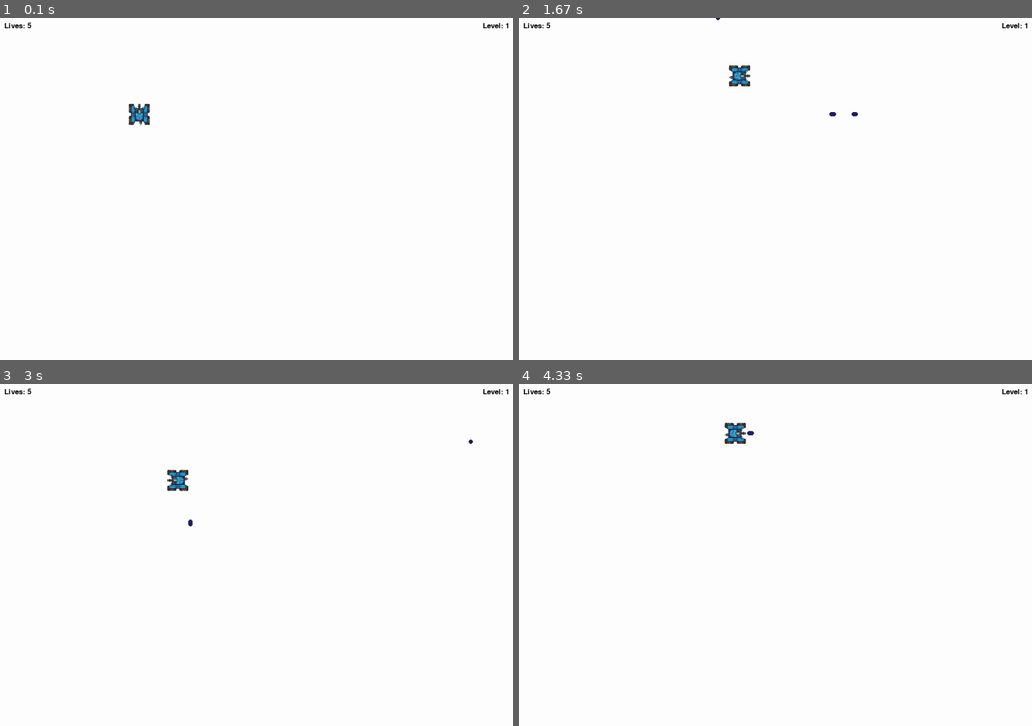
Above: before the commit, frames 1-4 (two rows, left to right).
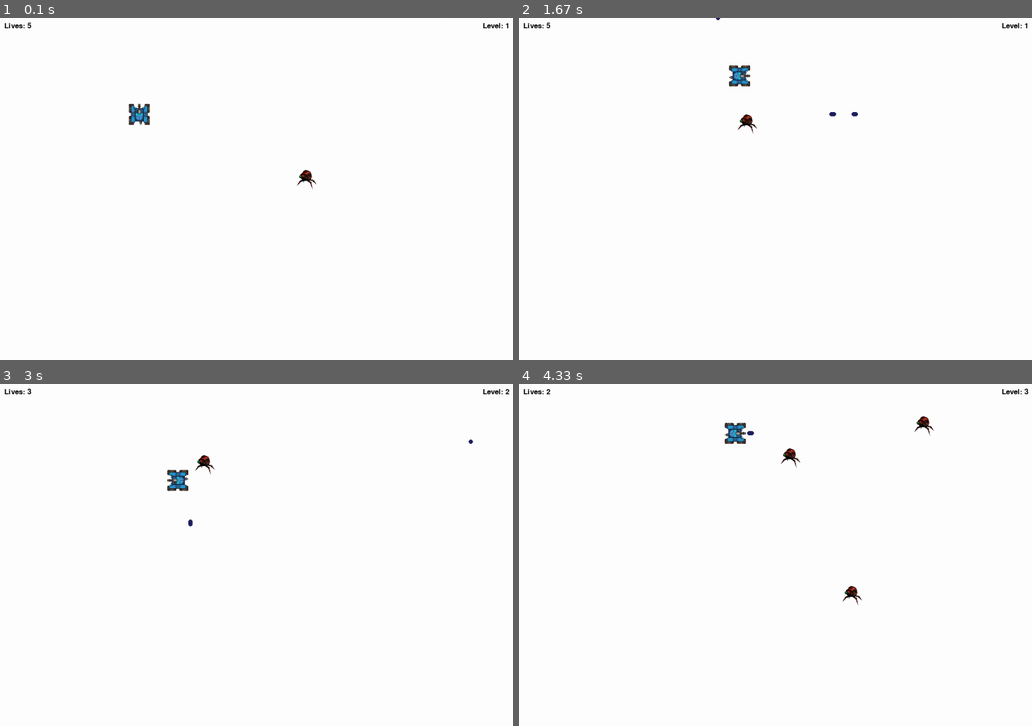
Above: after the commit, the same moments.

Repository: aisng/tank-game
Game: pygame game, started from game.py
The game is run twice, just before and just after one commit, with the same random seed, the same clock (stepped at 60 frames per second) and the same inputs.
Inputs:
- Up to frame 1 (0.1 s): no input
- Up to frame 2 (1.67 s): tap Space at 0.33, 0.73, 1.03, 1.23, 1.57 s; hold Right 0.67-1.13 s; hold Up 1.17-1.47 s; hold Right from 1.5 s (still down)
- Up to frame 3 (3 s): tap Space at 1.87, 2.07, 2.37, 2.63, 2.97 s; release Right at 1.97 s; hold Left 2-2.53 s; hold Down 2.57-2.87 s; hold Left from 2.9 s (still down)
- Up to frame 4 (4.33 s): tap Space at 3.27, 3.4, 3.8, 4.1 s; release Left at 3.3 s; hold Up 3.33-3.7 s; hold Right from 3.73 s (still down)

The runs differ from the first frame. In frame 1, less than 0.1% of the frame differs, in the area x 57-62%, y 44-51%; in frame 2, less than 0.1%; in frame 3, 0.1%; in frame 4, 0.3%, in the area x 5-100%, y 1-65%.

Commit message:
added colision between tank and enemy

Diff:
--- a/game.py
+++ b/game.py
@@ -1,7 +1,9 @@
+import math
+
 import pygame
 import os
 import time
-import random
+from random import randint
 
 pygame.font.init()
 
@@ -37,6 +39,26 @@
 # Colors
 WHITE = (255, 255, 255)
 DARK_RED = (150, 0, 0)
+
+
+class Projectile:
+    def __init__(self, x, y, radius, color, direction):
+        self.x = x
+        self.y = y
+        self.radius = radius
+        self.color = color
+        self.vel = 8
+        self.direction = direction
+        self.image = BULLET
+        self.mask = pygame.mask.from_surface(self.image)
+
+    def move(self):
+        self.x += self.direction[0] * self.vel
+        self.y += self.direction[1] * self.vel
+
+    def draw(self, window):
+        # window.blit(self.image, (self.x, self.y))
+        pygame.draw.circle(window, self.color, (self.x, self.y), self.radius)
 
 
 class Tank:
@@ -52,6 +74,7 @@
         self.max_health = health
         self.vel = 5
         self.bullets = []
+        self.mask = pygame.mask.from_surface(self.image)
 
     def draw(self, window):
         if self.east:
@@ -70,44 +93,47 @@
         return self.image.get_height()
 
 
-class Projectile:
-    def __init__(self, x, y, radius, color, direction):
+class Enemy:
+    def __init__(self, x, y, health=100):
         self.x = x
         self.y = y
-        self.radius = radius
-        self.color = color
-        self.vel = 8
-        self.direction = direction
-        self.image = BULLET
+        self.health = health
+        self.image = ENEMY
+        self.vel = 2.5
         self.mask = pygame.mask.from_surface(self.image)
 
-    def move(self):
-        self.x += self.direction[0] * self.vel
-        self.y += self.direction[1] * self.vel
-
     def draw(self, window):
-        # window.blit(self.image, (self.x, self.y))
-        pygame.draw.circle(window, self.color, (self.x, self.y), self.radius)
-
-
-# class Enemy(Sprite):
-#     def __init__(self, x, y, health=100):
-#         super().__init__(x, y, health)
-#         self.sprite_image = ENEMY
-#         # self.mask = pygame.mask.from_surface(self.sprite_image)
+        window.blit(self.image, (self.x, self.y))
+
+    def chase_tank(self, tank):
+        # Find direction vector (dx, dy) between enemy and player.
+        dx, dy = tank.x - self.x, tank.y - self.y
+        dist = math.hypot(dx, dy)
+        dx, dy = dx / dist, dy / dist  # Normalize.
+        # Move along this normalized vector towards the player at current speed.
+        self.x += dx * self.vel
+        self.y += dy * self.vel
+
+
+def collide(obj1, obj2):
+    offset_x = obj2.x - obj1.x
+    offset_y = obj2.y - obj1.y
+    return obj1.mask.overlap(obj2.mask, (offset_x, offset_y)) != None
 
 
 def main():
     run = True
     FPS = 60
-    level = 1
+    level = 0
     lives = 5
     main_font = pygame.font.SysFont("comicsans", 25)
 
     player_vel = 5
     tank = Tank(300, 200)
+    # enemy = Enemy(randint(10, WIDTH - 10), randint(10, HEIGHT - 10))
     bullets = []
-
+    enemies = []
+    wave_length = 0
     direction = (0, -1)
 
     clock = pygame.time.Clock()
@@ -124,6 +150,9 @@
         for bullet in bullets:
             bullet.draw(WIN)
 
+        for enemy in enemies:
+            enemy.draw(WIN)
+
         tank.draw(WIN)
 
         pygame.display.update()
@@ -134,6 +163,13 @@
         for event in pygame.event.get():
             if event.type == pygame.QUIT:
                 run = False
+
+        if len(enemies) == 0:
+            level += 1
+            wave_length += 1
+            for i in range(wave_length):
+                enemy = Enemy(randint(10, WIDTH - 10), randint(10, HEIGHT - 10))
+                enemies.append(enemy)
 
         for bullet in bullets:
             bullet.move()
@@ -169,6 +205,13 @@
                 bullet = Projectile(tank_x, tank_y, 5, (32, 32, 96), direction)
                 bullets.append(bullet)
 
+        for enemy in enemies:
+            enemy.chase_tank(tank)
+
+            if collide(enemy, tank):
+                lives -= 1
+                enemies.pop(enemies.index(enemy))
+
         redraw_window()
 
 
